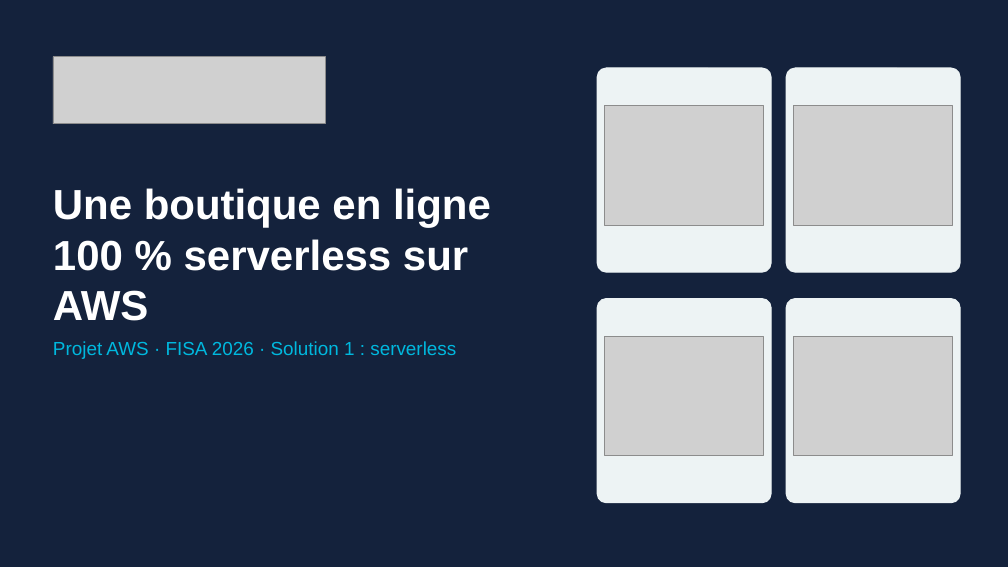
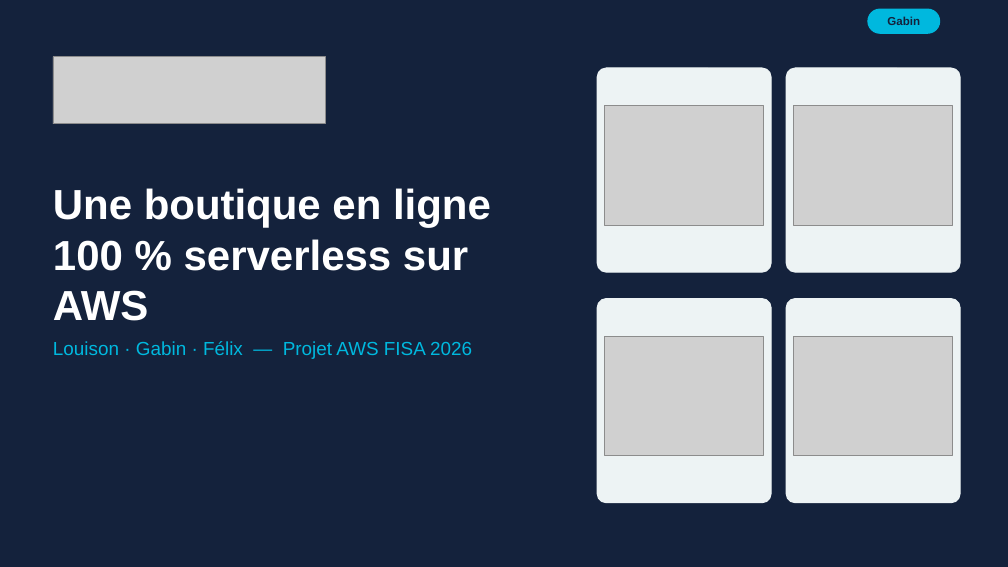
Before and after one commit to louizoom/shop-imt, a slide deck: slide 2 of docs/SHOP-IMT-presentation.pptx (slide 1 before the commit). Drawn at 1008x567 pixels with LibreOffice and Linux fonts; fonts in the diff are those of the drawing; grey boxes stand for pictures. Boxes give left, top, right and bottom in pixels: in the first picture for what was removed or moved away, otherwise in the second. Text is boxed around its words. In the diff, an @@ line names an element or a change of style, - is before the commit and + after.

```diff
--- a/docs/SHOP-IMT-presentation.pptx
+++ b/docs/SHOP-IMT-presentation.pptx
@@ rounded rectangle added at (868, 9, 940, 33), fill #00B8DE, outline #00B8DE 1 pt @@
@@ text added at (887, 16, 920, 25), 11 pt, text #14223C, bold @@
+Gabin
@@ text at (53, 341, 472, 359): text changed @@
-Projet AWS · FISA 2026 · Solution 1 : serverless
+Louison · Gabin · Félix — Projet AWS FISA 2026
```
Also in this commit, not shown: 6 other slides changed, 4 slides added, 1 slide removed, 1 other file.
